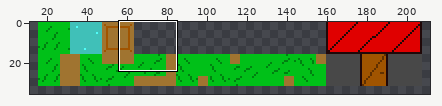
Sprite sheet -- maps/farm-tiles.png. The picture above shows the old version from afar; the outline marks the close-up.
Close-up. First the earlier version:
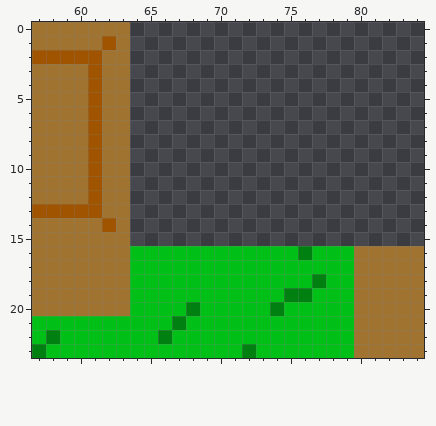
The file is 432x352 pixels. Shown: x 57..84, y 0..23. The wide view leaves out empty margins.
And afterwards:
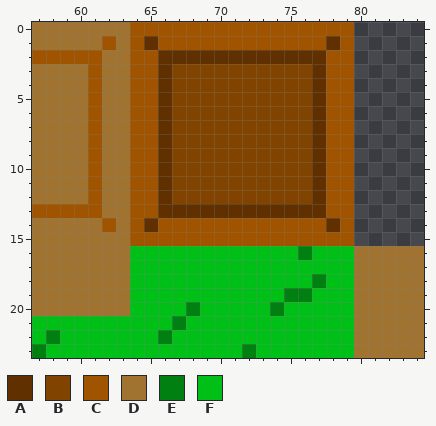
Palette (. is transparent): A #603000  B #804400  C #a05400  D #a07430  E #008010  F #00c018
Change:
Colour A is added in row 1 at x 65 and 78; in row 2 at x 66 to 77; in rows 3 to 12 at x 66 and 77; in row 13 at x 66 to 77; in row 14 at x 65 and 78.
Colour B is added in rows 3 to 12 at x 67 to 76.
Colour C is added in row 0 at x 64 to 79; in row 1 at x 64, 66 to 77 and 79; in rows 2 to 13 at x 64 to 65 and 78 to 79; in row 14 at x 64, 66 to 77 and 79; in row 15 at x 64 to 79.
